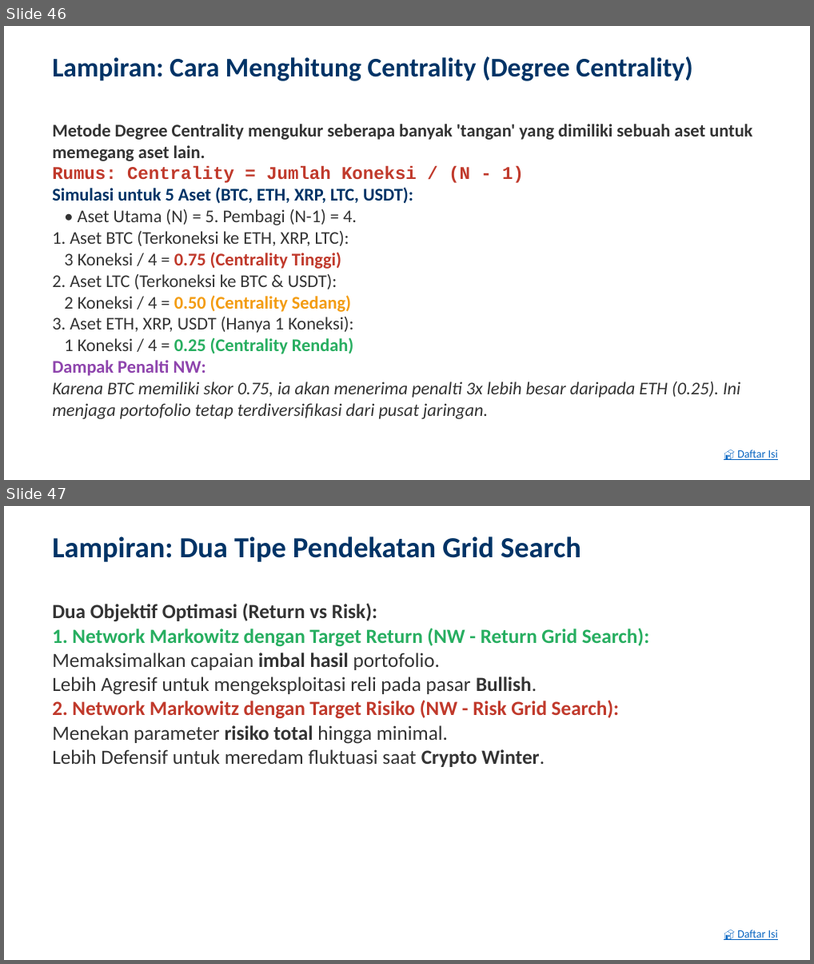
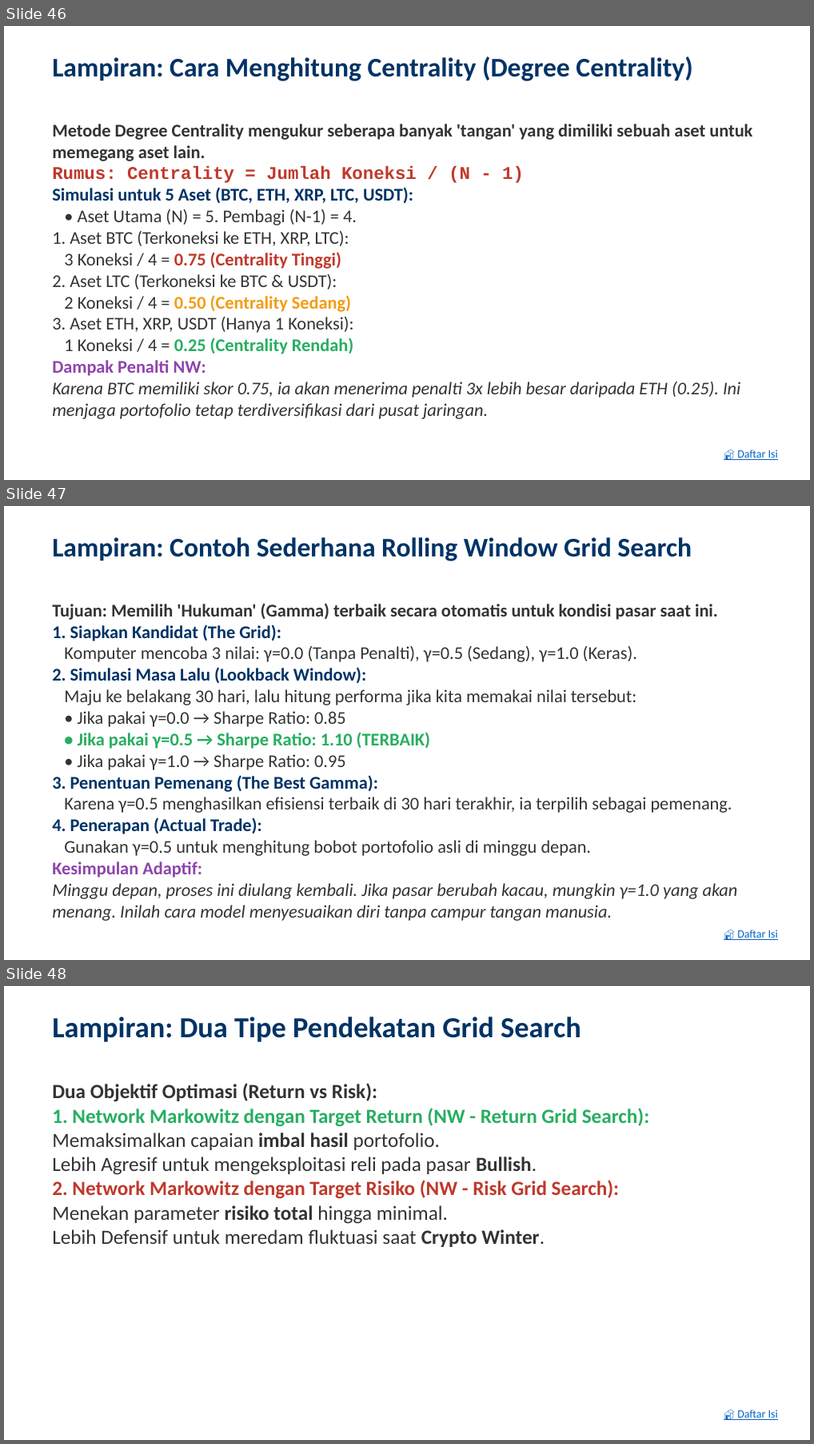
Before and after one commit to ragilrojo/RepoThesis, a slide deck: Presentasi_Proposal_Update.pptx. Shown one above the other, each under a label of ours: slides 46 and 47 before the commit, slides 46, 47 and 48 after it. The pictures are 814x964 and 814x1444 pixels, drawn with LibreOffice and Linux fonts; fonts in the diff are those of the drawing. Boxes give left, top, right and bottom in pixels: in the first picture for what was removed or moved away, otherwise in the second. Text is boxed around its words. In the diff, an @@ line names an element or a change of style, - is before the commit and + after.

Commit message:
feat: add simple Rolling Window Grid Search explanation slide

```diff
--- a/Presentasi_Proposal_Update.pptx
+++ b/Presentasi_Proposal_Update.pptx
@@ slide 47 added at <box>4,506,810,960</box>, background #FFFFFF @@
@@ text added at <box>52,537,692,561</box>, 24 pt, text #003366, bold @@
+Lampiran: Contoh Sederhana Rolling Window Grid Search
@@ text added at <box>52,603,738,920</box>, 16 pt, text #333333 @@
+Tujuan: Memilih 'Hukuman' (Gamma) terbaik secara otomatis untuk kondisi pasar saat ini.
+1. Siapkan Kandidat (The Grid):
+Komputer mencoba 3 nilai: γ=0.0 (Tanpa Penalti), γ=0.5 (Sedang), γ=1.0 (Keras).
+2. Simulasi Masa Lalu (Lookback Window):
+Maju ke belakang 30 hari, lalu hitung performa jika kita memakai nilai tersebut:
+• Jika pakai γ=0.0 → Sharpe Ratio: 0.85
+• Jika pakai γ=0.5 → Sharpe Ratio: 1.10 (TERBAIK)
+• Jika pakai γ=1.0 → Sharpe Ratio: 0.95
+3. Penentuan Pemenang (The Best Gamma):
+Karena γ=0.5 menghasilkan efisiensi terbaik di 30 hari terakhir, ia terpilih sebagai pemenang.
+4. Penerapan (Actual Trade):
+Gunakan γ=0.5 untuk menghitung bobot portofolio asli di minggu depan.
+Kesimpulan Adaptif:
+Minggu depan, proses ini diulang kembali. Jika pasar berubah kacau, mungkin γ=1.0 yang akan menang. Inilah cara model menyesuaikan diri tanpa campur tangan manusia.
@@ text added at <box>738,929,778,940</box>, 10 pt, text #0563C1, underline @@
+🏠 Daftar Isi
@@ what was slide 47 is now slide 48 @@
```
Also in this commit, not shown: 1 other file.
